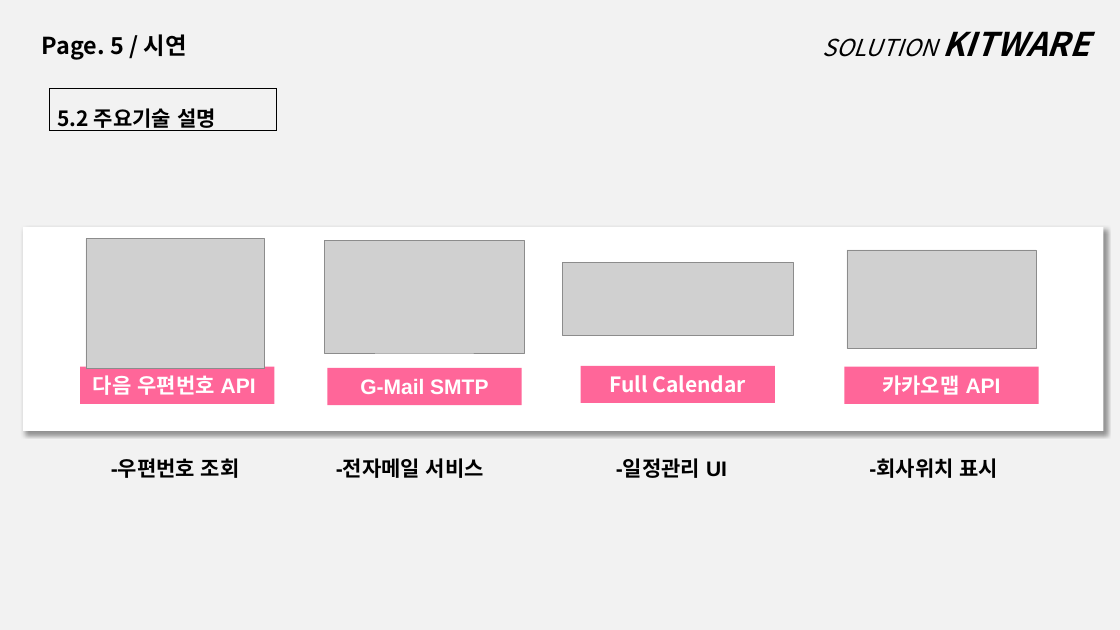
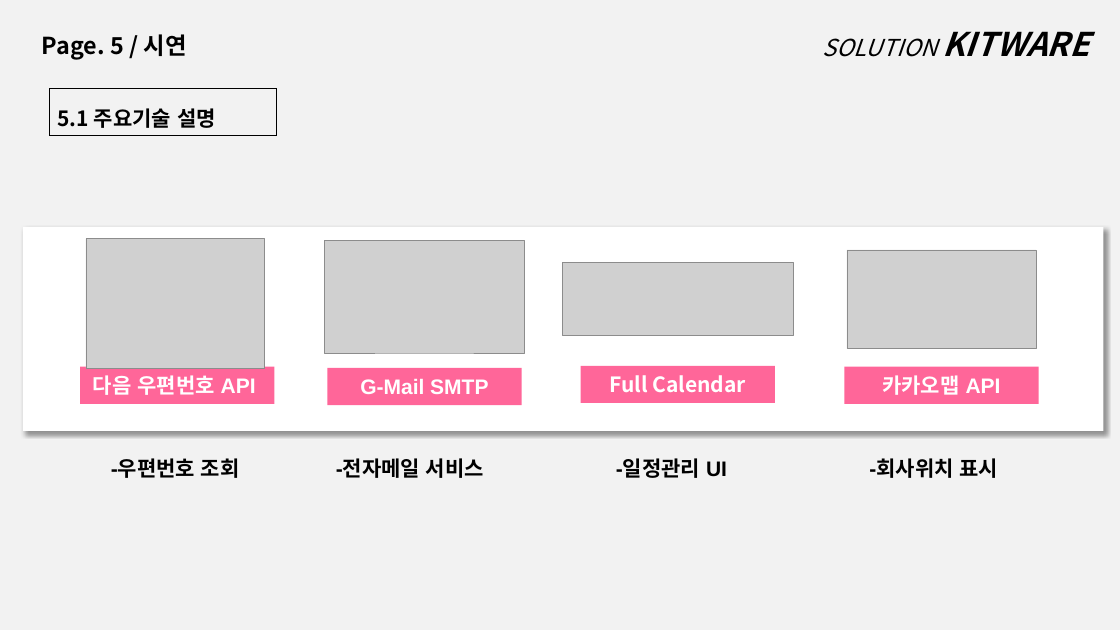
Before and after one commit to phoresis92/GroupWare, a slide deck: slide 25 of 1조 최종발표.pptx (slide 26 before the commit). Drawn at 1120x630 pixels with LibreOffice and Linux fonts; fonts in the diff are those of the drawing; grey boxes stand for pictures. Boxes give left, top, right and bottom in pixels: in the first picture for what was removed or moved away, otherwise in the second. Text is boxed around its words. In the diff, an @@ line names an element or a change of style, - is before the commit and + after.

```diff
--- a/1조 최종발표.pptx
+++ b/1조 최종발표.pptx
@@ rectangle "5.1 주요기술 설명": place and size @@
-rectangle "5.1 주요기술 설명" at box(50, 89, 276, 131)
+rectangle "5.1 주요기술 설명" at box(50, 89, 276, 136)
@@ text in rectangle at box(58, 108, 216, 128): text changed @@
-5.2 주요기술 설명
+5.1 주요기술 설명
```
Also in this commit, not shown: 16 other slides changed.
